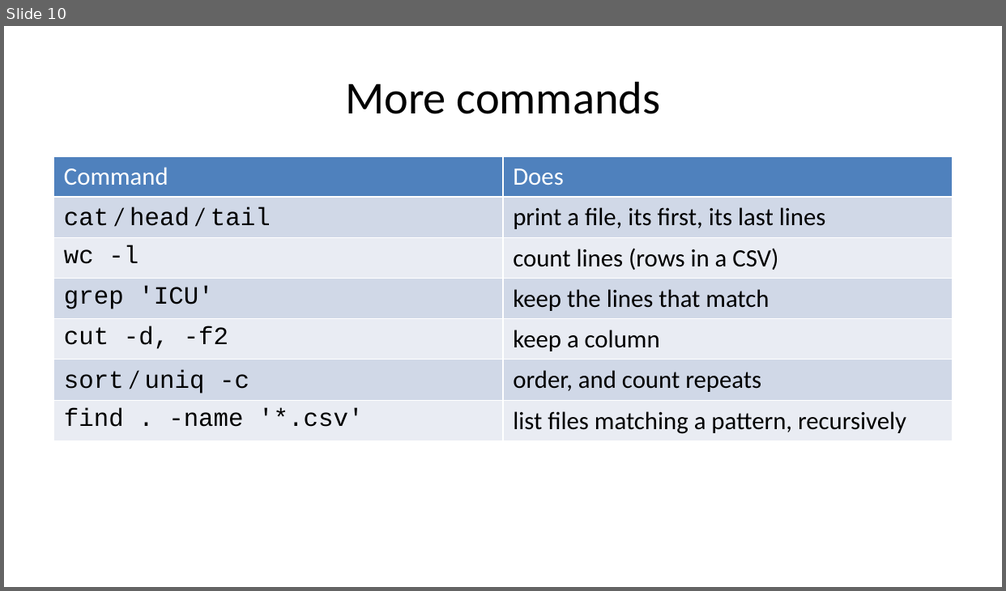
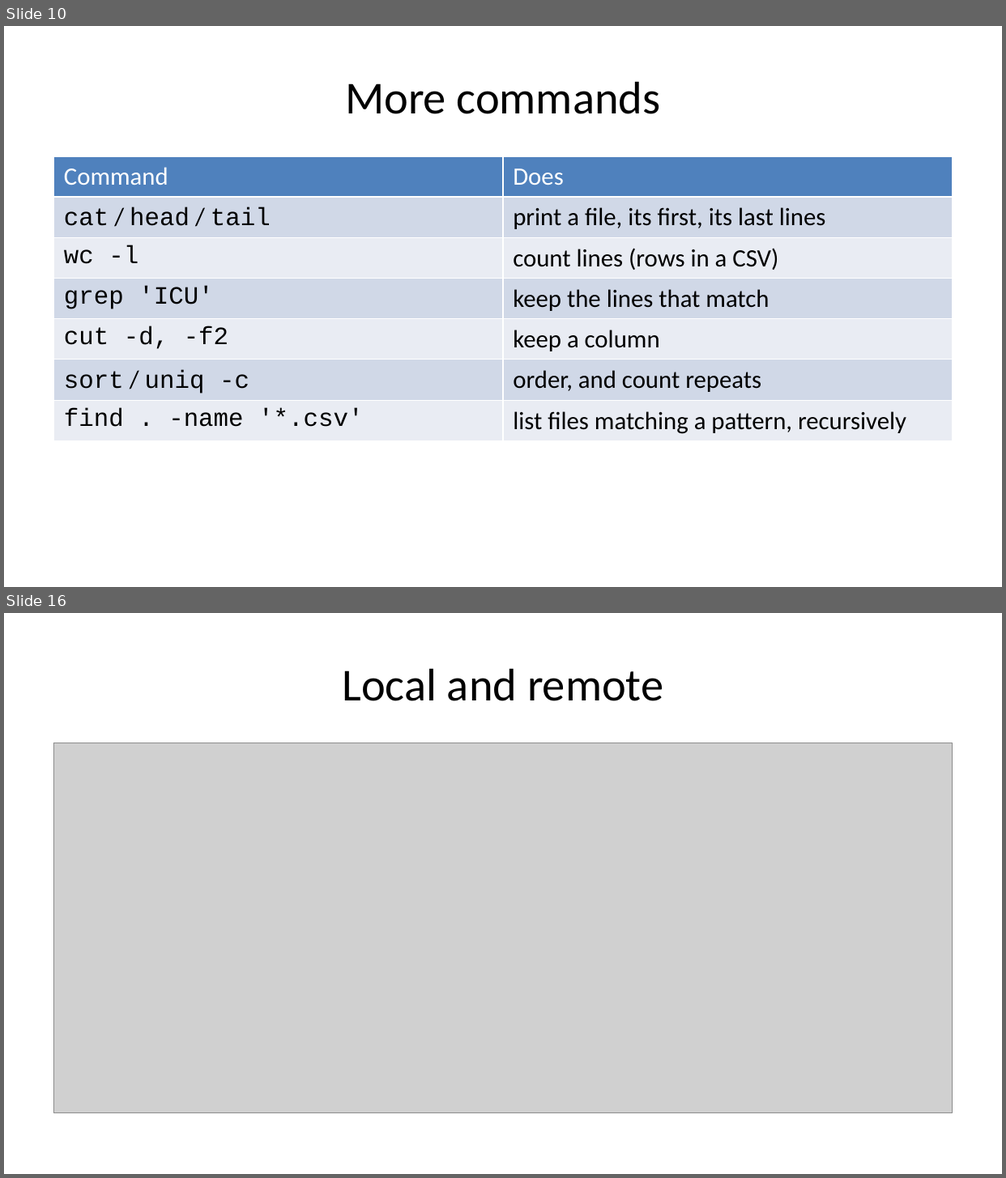
Before and after one commit to MICS-Lab/MS_SanteNum2026, a slide deck: Programming01/Session02/slides.pptx. Shown one above the other, each under a label of ours: slide 10 before the commit, slides 10 and 16 after it; the slides between them are not shown. The pictures are 1006x591 and 1006x1178 pixels, drawn with LibreOffice and Linux fonts; fonts in the diff are those of the drawing; grey boxes stand for pictures. Boxes give left, top, right and bottom in pixels: in the first picture for what was removed or moved away, otherwise in the second. Text is boxed around its words. In the diff, an @@ line names an element or a change of style, - is before the commit and + after.

```diff
--- a/Programming01/Session02/slides.pptx
+++ b/Programming01/Session02/slides.pptx
@@ slide 16 added at (4,613,1002,1174), background #FFFFFF @@
@@ title added at (342,668,663,701), 33 pt, text #000000 @@
+Local and remote
@@ picture added at (54,743,952,1114) @@
```
Also in this commit, not shown: 1 slide changed, 7 other slides added, 1 other file.
